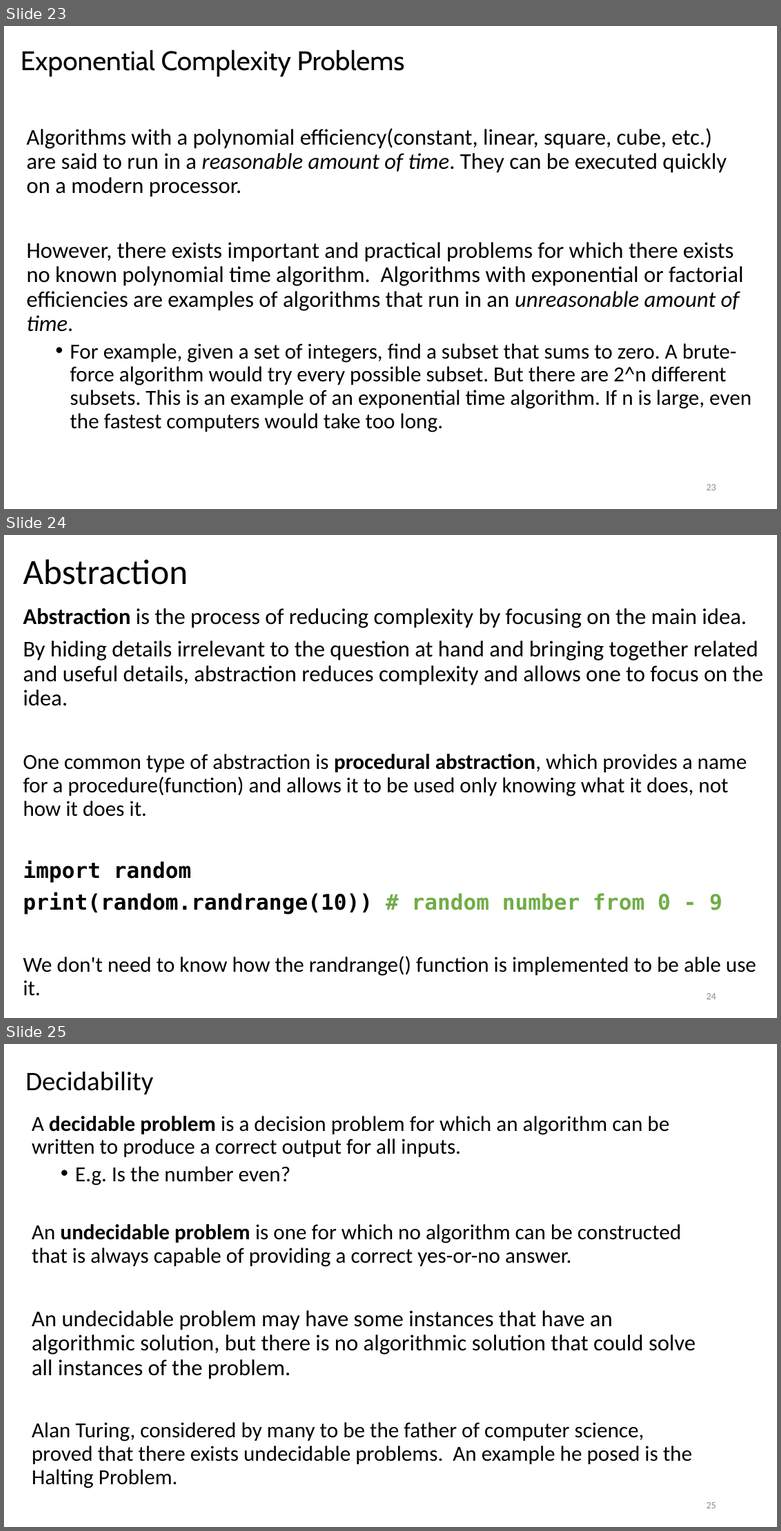
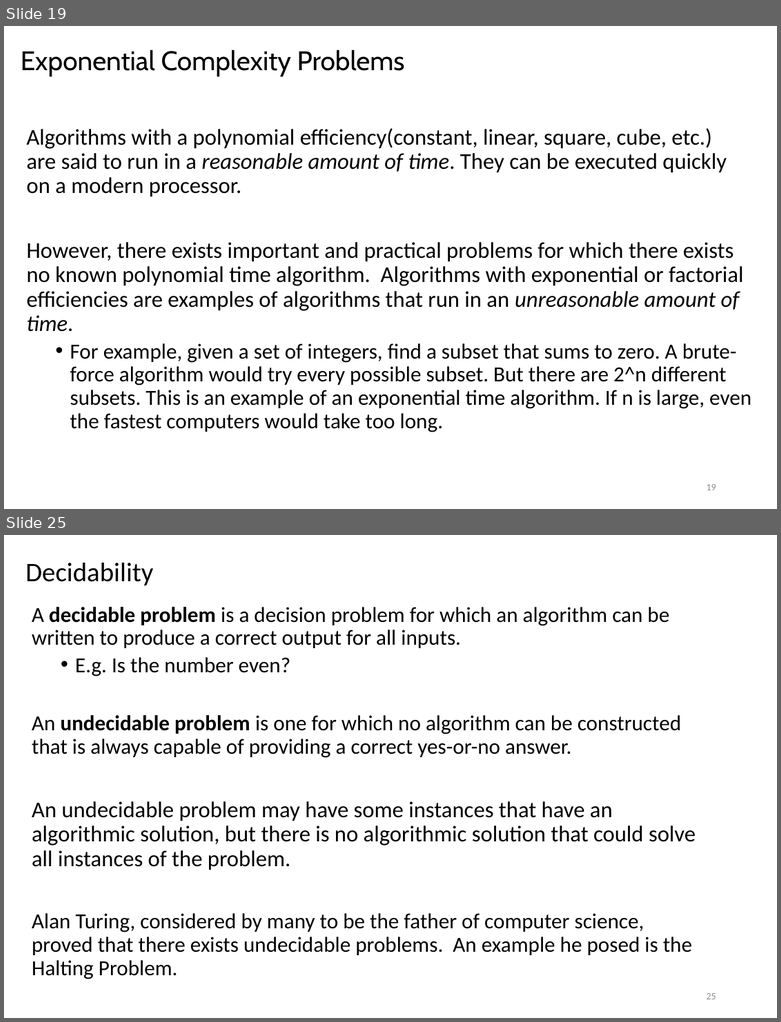
Before and after one commit to LongBaoNguyen/longbaonguyen.github.io, a slide deck: courses/apcsp/lect22.pptx. Shown one above the other, each under a label of ours: slides 23, 24 and 25 before the commit, slides 19 and 25 after it; the slides between them are not shown. The pictures are 781x1531 and 781x1022 pixels, drawn with LibreOffice and Linux fonts; fonts in the diff are those of the drawing. Boxes give left, top, right and bottom in pixels: in the first picture for what was removed or moved away, otherwise in the second. Text is boxed around its words. In the diff, an @@ line names an element or a change of style, - is before the commit and + after.

```diff
--- a/courses/apcsp/lect22.pptx
+++ b/courses/apcsp/lect22.pptx
@@ slide 24 removed at (x1=4, y1=535, x2=777, y2=1018), background #FFFFFF @@
@@ title removed at (x1=23, y1=559, x2=188, y2=585) @@
-Abstraction
@@ text removed at (x1=23, y1=608, x2=763, y2=996) @@
-Abstraction is the process of reducing complexity by focusing on the main idea.
-By hiding details irrelevant to the question at hand and bringing together related and useful details, abstraction reduces complexity and allows one to focus on the idea.
-One common type of abstraction is procedural abstraction, which provides a name for a procedure(function) and allows it to be used only knowing what it does, not how it does it.
-import random
-print(random.randrange(10)) # random number from 0 - 9
-We don't need to know how the randrange() function is implemented to be able use it.
@@ page number removed at (x1=706, y1=993, x2=716, y2=999) @@
-24
@@ what was slide 23 is now slide 19 @@
@@ page number at (x1=706, y1=484, x2=716, y2=490): text changed @@
-23
+19
```
Also in this commit, not shown: 2 slides changed, 1 slide added, 2 other files.
